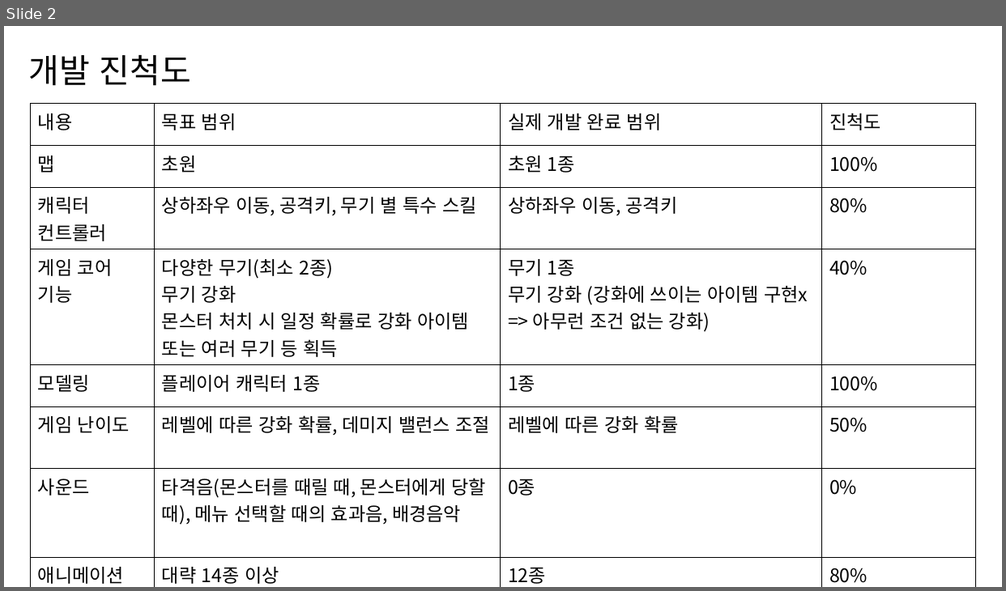
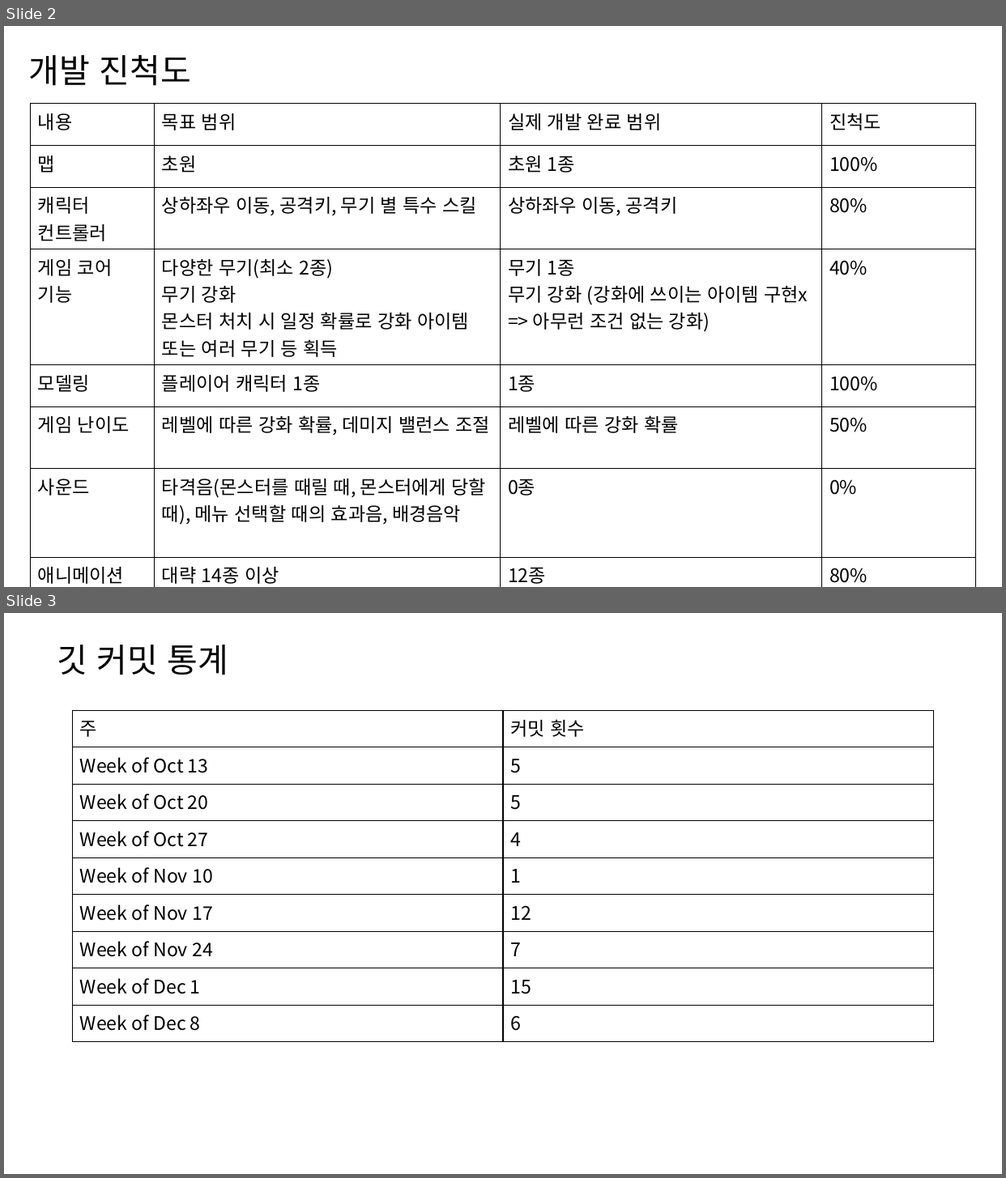
Before and after one commit to KJH112040/2DGP_project, a slide deck: 3.pptx. Shown one above the other, each under a label of ours: slide 2 before the commit, slides 2 and 3 after it. The pictures are 1006x591 and 1006x1178 pixels, drawn with LibreOffice and Linux fonts; fonts in the diff are those of the drawing. Boxes give left, top, right and bottom in pixels: in the first picture for what was removed or moved away, otherwise in the second. Text is boxed around its words. In the diff, an @@ line names an element or a change of style, - is before the commit and + after.

```diff
--- a/3.pptx
+++ b/3.pptx
@@ slide 3 added at (4, 613, 1002, 1174), background #FFFFFF @@
@@ title added at (57, 645, 228, 675), 32 pt, text #000000 @@
+깃 커밋 통계
@@ table added at (73, 710, 934, 1042), 9 rows, 2 columns @@
+주 | 커밋 횟수
+Week of Oct 13 | 5
+Week of Oct 20 | 5
+Week of Oct 27 | 4
+Week of Nov 10 | 1
+Week of Nov 17 | 12
+Week of Nov 24 | 7
+Week of Dec 1 | 15
+Week of Dec 8 | 6
```
